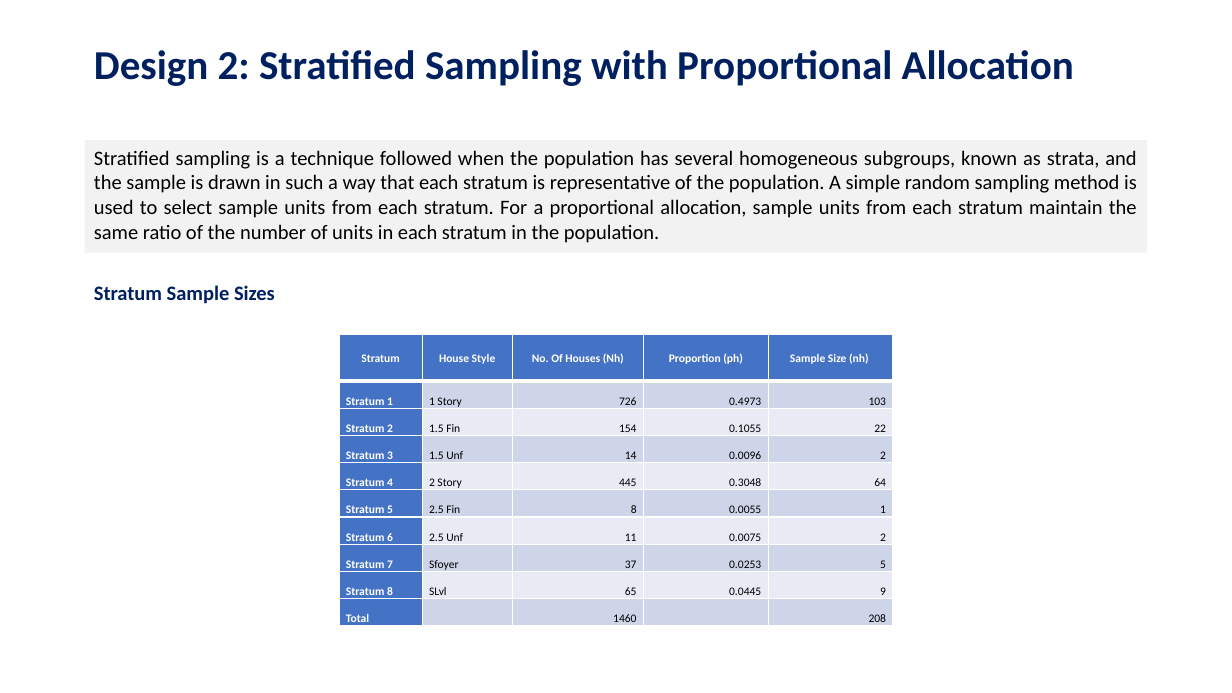
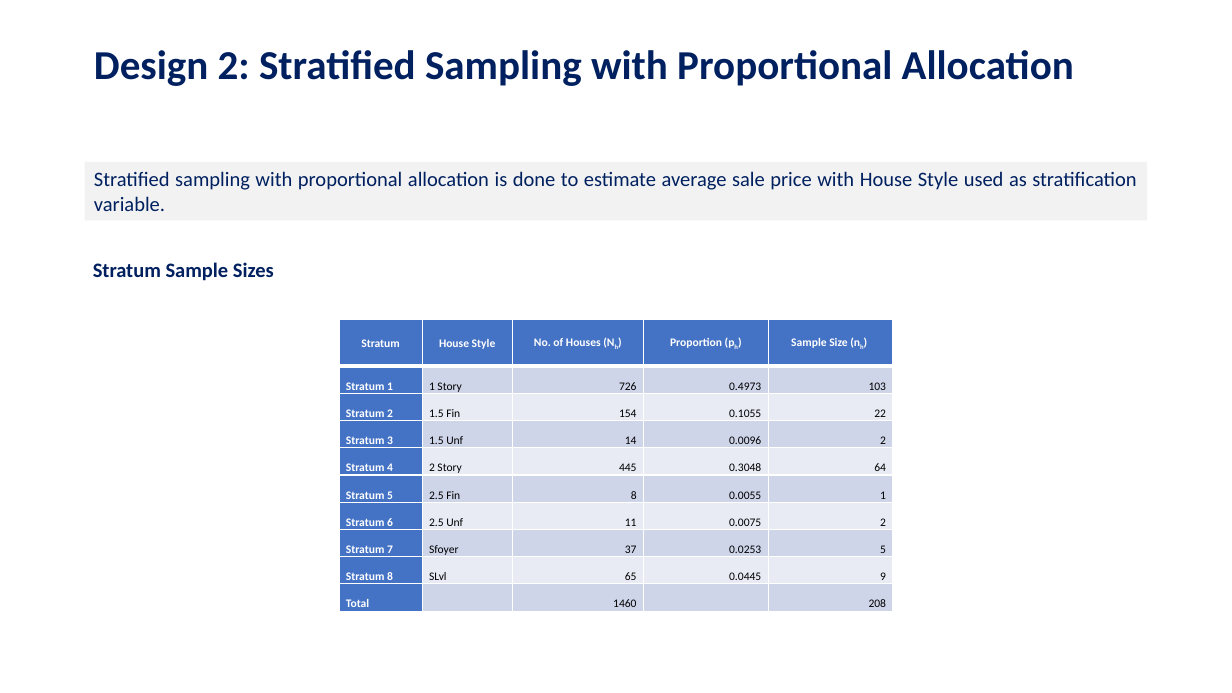
Before and after one commit to dmf42186/MSDS-6370-Statistical-Sampling-Class-Project, a slide deck: slide 6 of Reports/MSDS 6370 Statistical Sampling Project - Sudip Bhattacharyya Dan Freeman.pptx. Drawn at 1232x693 pixels with LibreOffice and Linux fonts; fonts in the diff are those of the drawing. Boxes give left, top, right and bottom in pixels: in the first picture for what was removed or moved away, otherwise in the second. Text is boxed around its words. In the diff, an @@ line names an element or a change of style, - is before the commit and + after.

```diff
--- a/Reports/MSDS 6370 Statistical Sampling Project - Sudip Bhattacharyya Dan Freeman.pptx
+++ b/Reports/MSDS 6370 Statistical Sampling Project - Sudip Bhattacharyya Dan Freeman.pptx
@@ text "Stratified sampling with proportional allocation ...": place and size @@
-text "Stratified sampling with proportional allocation ..." at box(85, 140, 1148, 253)
+text "Stratified sampling with proportional allocation ..." at box(85, 162, 1148, 221)
@@ text at box(94, 171, 1136, 211): text changed; text colour #000000 to #002060 @@
-Stratified sampling is a technique followed when the population has several homogeneous subgroups, known as strata, and the sample is drawn in such a way that each stratum is representative of the population. A simple random sampling method is used to select sample units from each stratum. For a proportional allocation, sample units from each stratum maintain the same ratio of the number of units in each stratum in the population.
+Stratified sampling with proportional allocation is done to estimate average sale price with House Style used as stratification variable.
@@ text "Stratum Sample Sizes": place and size @@
-text "Stratum Sample Sizes" at box(94, 285, 275, 304)
+text "Stratum Sample Sizes" at box(93, 262, 274, 281)
@@ table at box(339, 320, 894, 612) @@
-row 1, column 3: No. Of Houses (Nh)
+row 1, column 3: No. of Houses (Nh)
@@ now subscript in "(ph)", "(nh)" @@
@@ table: place and size @@
-table at box(339, 335, 894, 630)
+table at box(339, 320, 894, 612)
```
Also in this commit, not shown: 10 other slides changed.
